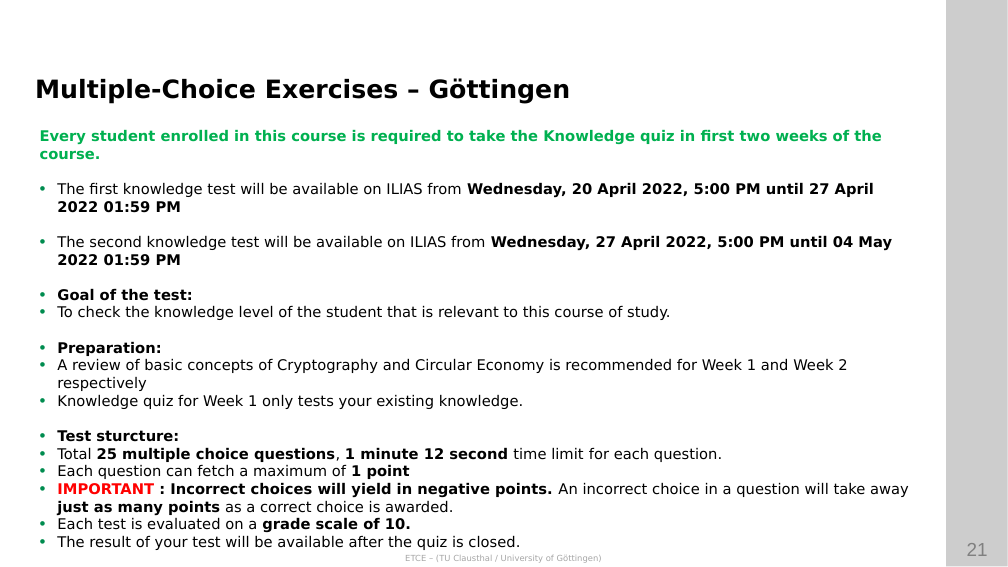
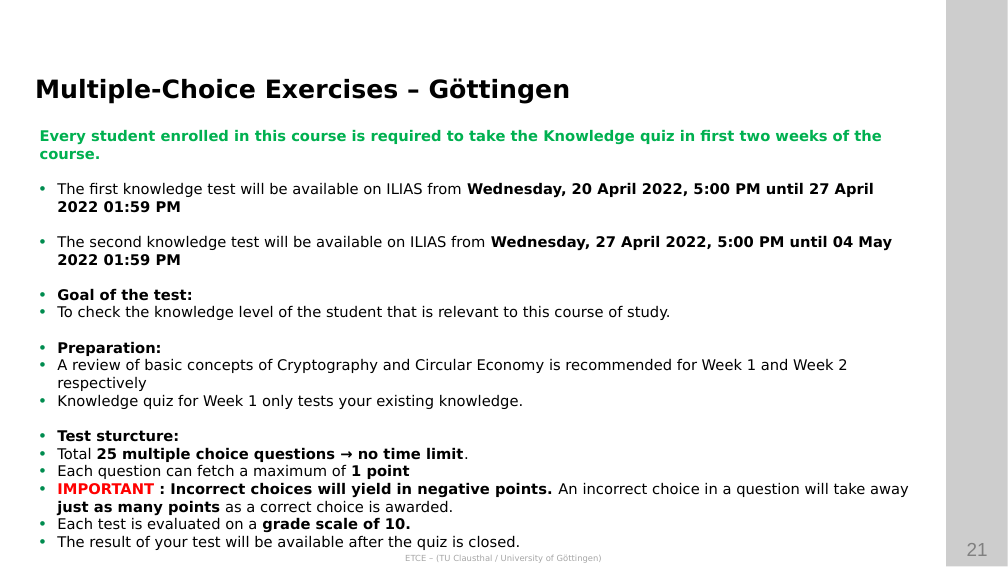
Before and after one commit to ETCE-LAB/teaching-material, a slide deck: slide 21 of Emerging-Technologies-for-the-Circular-Economy/ETCE-L00-Organization.pptx. Drawn at 1008x567 pixels with LibreOffice and Linux fonts; fonts in the diff are those of the drawing; background and template pictures are left out. Boxes give left, top, right and bottom in pixels: in the first picture for what was removed or moved away, otherwise in the second. Text is boxed around its words. In the diff, an @@ line names an element or a change of style, - is before the commit and + after.

Commit message:
- removed the time limit for ETCE E01 from slides in L00

```diff
--- a/Emerging-Technologies-for-the-Circular-Economy/ETCE-L00-Organization.pptx
+++ b/Emerging-Technologies-for-the-Circular-Economy/ETCE-L00-Organization.pptx
@@ text at box(57, 447, 469, 462): text changed @@
-• Total 25 multiple choice questions, 1 minute 12 second time limit for each question.
+• Total 25 multiple choice questions → no time limit.
```
Also in this commit, not shown: 2 other slides changed, 2 other files.
